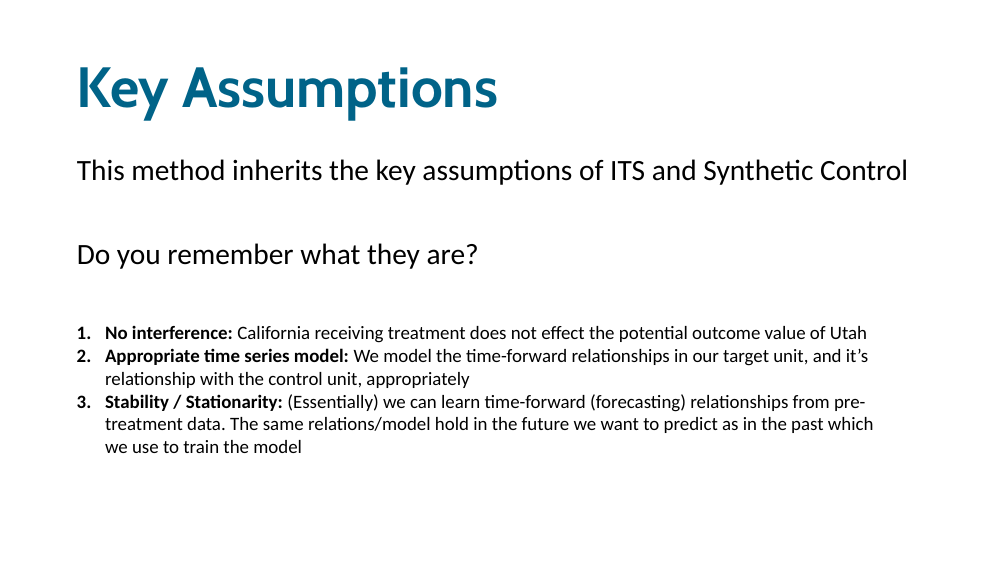
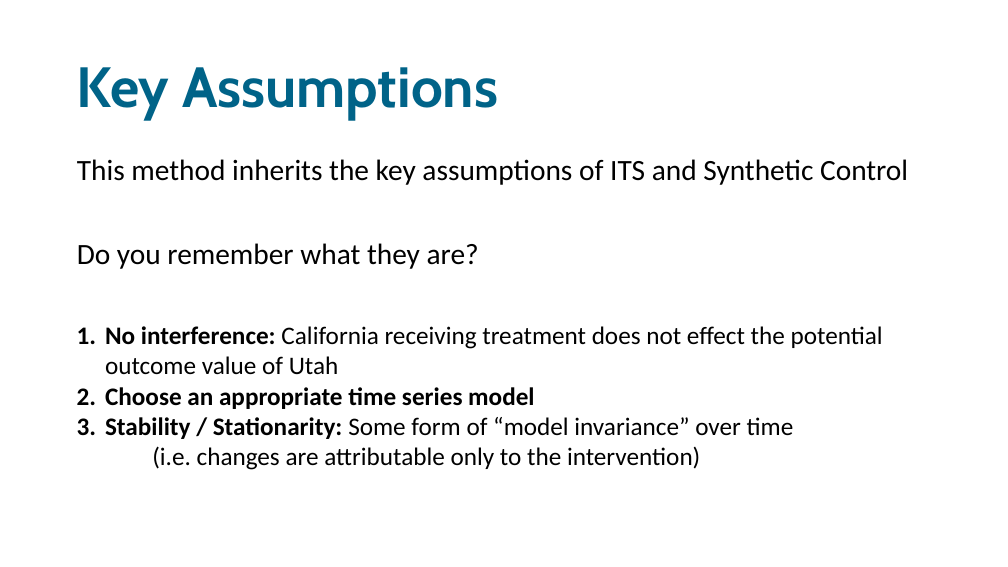
Before and after one commit to sodascience/workshop_causal_impact_assessment, a slide deck: slide 17 of lectures/04_causal_impact/causal_impact.pptx (slide 16 before the commit). Drawn at 1008x567 pixels with LibreOffice and Linux fonts; fonts in the diff are those of the drawing. Boxes give left, top, right and bottom in pixels: in the first picture for what was removed or moved away, otherwise in the second. Text is boxed around its words. In the diff, an @@ line names an element or a change of style, - is before the commit and + after.

```diff
--- a/lectures/04_causal_impact/causal_impact.pptx
+++ b/lectures/04_causal_impact/causal_impact.pptx
@@ text at [105,326,883,375]: size 18 to 24 pt in "No interference: California receiving treatment does not ..." @@
@@ text at [105,387,794,470]: text changed; size 18 to 24 pt @@
-2. Appropriate time series model: We model the time-forward relationships in our target unit, and it’s relationship with the control unit, appropriately
-3. Stability / Stationarity: (Essentially) we can learn time-forward (forecasting) relationships from pre-treatment data. The same relations/model hold in the future we want to predict as in the past which we use to train the model
+2. Choose an appropriate time series model
+3. Stability / Stationarity: Some form of “model invariance” over time
+(i.e. changes are attributable only to the intervention)
```
Also in this commit, not shown: 10 other slides changed, 5 slides added, 1 slide removed, 3 other files.
